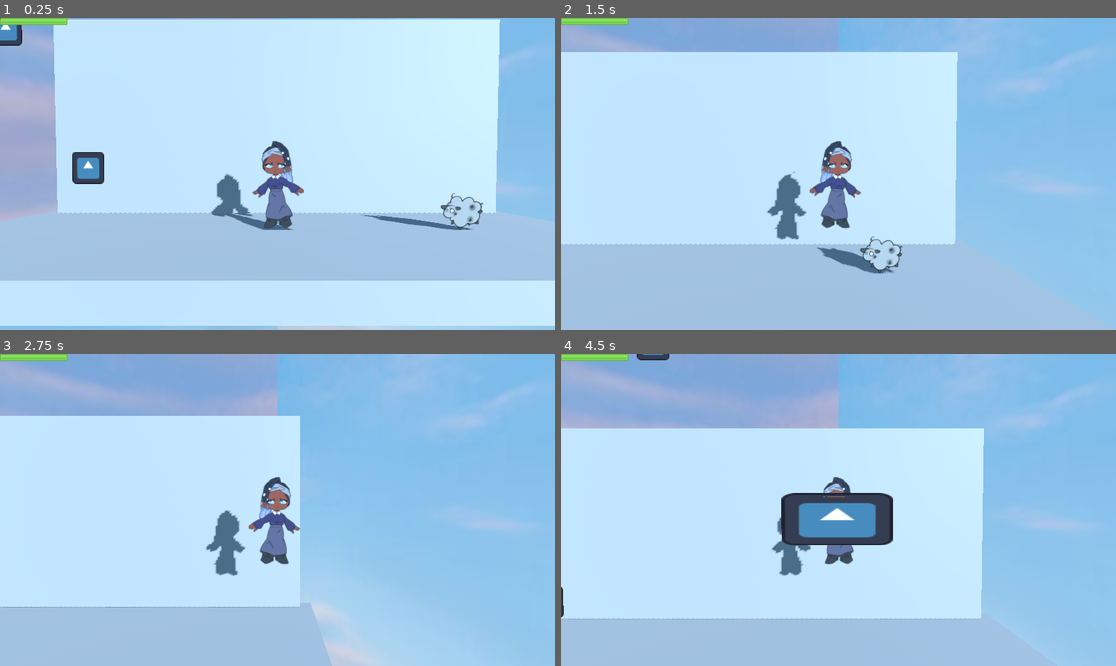
Above: before the commit, frames 1-4 (two rows, left to right).
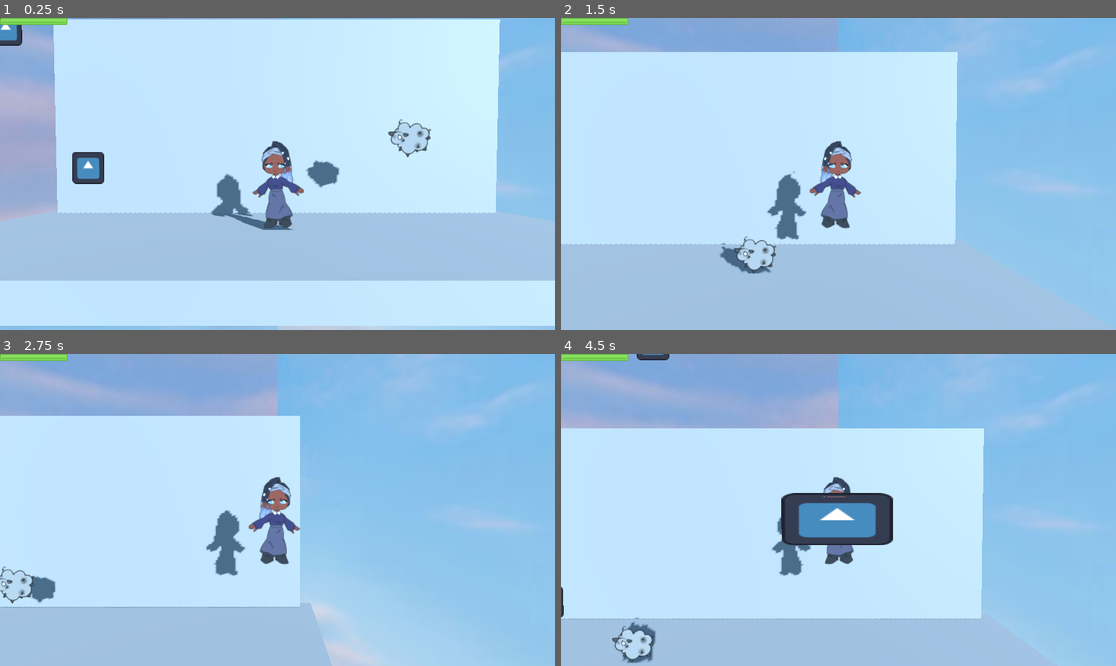
Above: after the commit, the same moments.

Repository: m-tsoi/Dust-Busters
Game: Godot game, scene res://scenes/levels/level.tscn
Same seed, same stepped clock (60 frames per second), same inputs: the game is played once before the commit and once after it. The engine's default icon, where the game draws it, is replaced by a stand-in: a white triangle on a blue panel in a dark square.
Inputs:
- Up to frame 1 (0.25 s): no input
- Up to frame 2 (1.5 s): hold Right (move_right) 0.53-1.28 s; hold Space (jump) 0.53-1.28 s; tap Z (basic_attack) at 0.6 s; hold Down (ui_down) from 1.28 s (still down); tap Space (jump) at 1.35 s
- Up to frame 3 (2.75 s): tap Space (jump) at 1.52, 1.82 s; tap Z (basic_attack) at 1.55, 2.1 s; release Down (ui_down) at 2.03 s; hold Right (move_right) from 2.03 s (still down); hold Space (jump) from 2.03 s (still down)
- Up to frame 4 (4.5 s): release Right (move_right) at 2.78 s; release Space (jump) at 2.78 s; hold Up (ui_up) 2.78-3.53 s; tap Z (basic_attack) at 2.85, 4.35 s; tap Space (jump) at 3.02, 3.32 s; hold Space (jump) 3.53-4.28 s; hold Left (move_left) from 3.53 s (still down)

The runs differ from the first frame. In frame 1, 1.2% of the frame differs, in the area x 55-88%, y 32-68%; in frame 2, 1.0%; in frame 3, 0.5%; in frame 4, 0.5%.

Commit message:
Basic enemy jumping, got rid of extra file

Diff:
--- a/scenes/enemies/enemy.gd
+++ b/scenes/enemies/enemy.gd
@@ -3,6 +3,10 @@
 var health := 10
 var knockback := Vector3.ZERO
 @export var goofy_collisions: bool = false
+@export var leftmost_patrol_point: int = -20
+@export var rightmost_patrol_point: int = 20
+@export var cur_direction = "left"
+var ready_to_jump: bool = true
 
 # Called when the node enters the scene tree for the first time.
 func _ready():
@@ -13,6 +17,8 @@
 func _process(delta):
 	if health == 0:
 		self.queue_free()
+	if ready_to_jump:
+		set_sleeping(false)
 
 
 func _on_hurtbox_area_shape_entered(area_rid, area, area_shape_index, local_shape_index):
@@ -23,15 +29,36 @@
 		health -= 2
 		var raw_knockback = self.global_position.direction_to(area.global_position) * 40
 		if raw_knockback.x > 0:
-			knockback = Vector3(-25, 30, 0)
+			knockback = Vector3(-25, 40, 0)
 		elif raw_knockback.x < 0:
-			knockback = Vector3(25, 30, 0)
+			knockback = Vector3(25, 40, 0)
 	print("Enemy health: ", health)
 
 func _integrate_forces(state):
+	if ready_to_jump:
+		if position.x < leftmost_patrol_point:
+			cur_direction = "right"
+			$Sprite3D.flip_h = true
+		if position.x > rightmost_patrol_point:
+			cur_direction = "left"
+			$Sprite3D.flip_h = false
+		if cur_direction == "left":
+			state.apply_impulse(Vector3(-20, 30, 0))
+		elif cur_direction == "right":
+			state.apply_impulse(Vector3(20, 30, 0))
+		var jump_timer := Timer.new()
+		add_child(jump_timer)
+		jump_timer.wait_time = 2.5
+		jump_timer.one_shot = true
+		jump_timer.start()
+		jump_timer.connect("timeout", _on_jump_timer_timeout)
+		ready_to_jump = false
 	if knockback != Vector3.ZERO:
 		state.apply_impulse(knockback)
 		knockback = Vector3.ZERO
 	if not goofy_collisions:
 		rotation = Vector3.ZERO
 		position.z = 0
+
+func _on_jump_timer_timeout() -> void:
+	ready_to_jump = true
--- a/scenes/levels/level.tscn
+++ b/scenes/levels/level.tscn
@@ -41,7 +41,8 @@
 [node name="Enemies" type="Node" parent="."]
 
 [node name="Enemy" parent="Enemies" instance=ExtResource("3_1h6y6")]
-transform = Transform3D(1, 0, 0, 0, 1, 0, 0, 0, 1, 14.927, 2.95747, 0.592246)
+transform = Transform3D(1, 0, 0, 0, 1, 0, 0, 0, 1, 14.927, 2.957, 0.592)
+leftmost_patrol_point = -10
 
 [node name="Cleanables" type="Node" parent="."]
 
Not shown, removed: scenes/enemies/eneD47F.tmp
